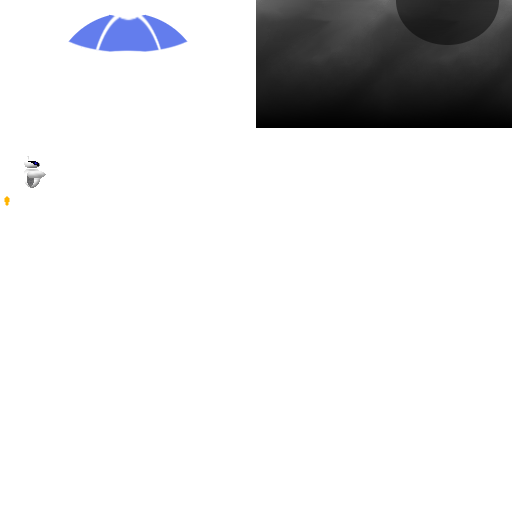
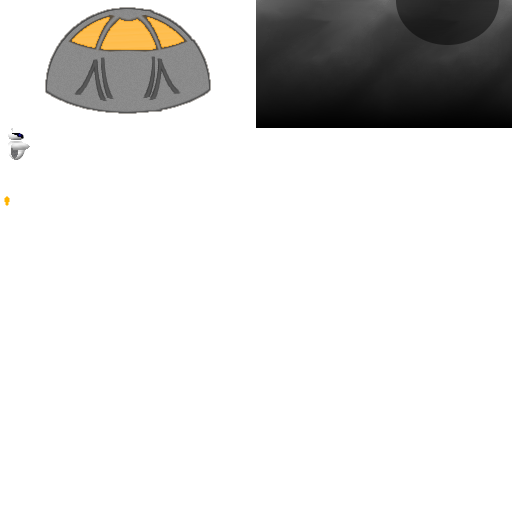
The second (512, 512) image is a revision of the first. Changes to its layers:
added layer "Pasted Layer" above "Background" over [73, 56, 182, 102]
painted on "Background" over [8, 8, 209, 188]
painted on "transparency" over [45, 7, 211, 114]
